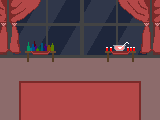
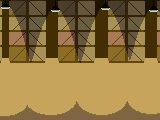
Layered file, before and after one edit (w=160, h=120). Changes by layer:
added group "warehouse" with 6 layers above "apartment" over [0, 0, 160, 120]
added layer "Layer 73" (32%) in group "warehouse" over [0, 0, 160, 120]
added layer "Layer 72" (soft light, 36%) in group "warehouse" over [0, 7, 160, 117]
added layer "Layer 71" in group "warehouse" over [1, 0, 158, 12]
added layer "Layer 68" in group "warehouse" over [0, 0, 160, 63]
added layer "Layer 65" in group "warehouse" over [0, 0, 160, 120]
hid group "party" (10 layers), opacity 100% → 55% over [0, 0, 160, 120]
hid group "train" (11 layers) over [0, 0, 160, 120]
hid group "cave" (17 layers) over [0, 0, 160, 120]
